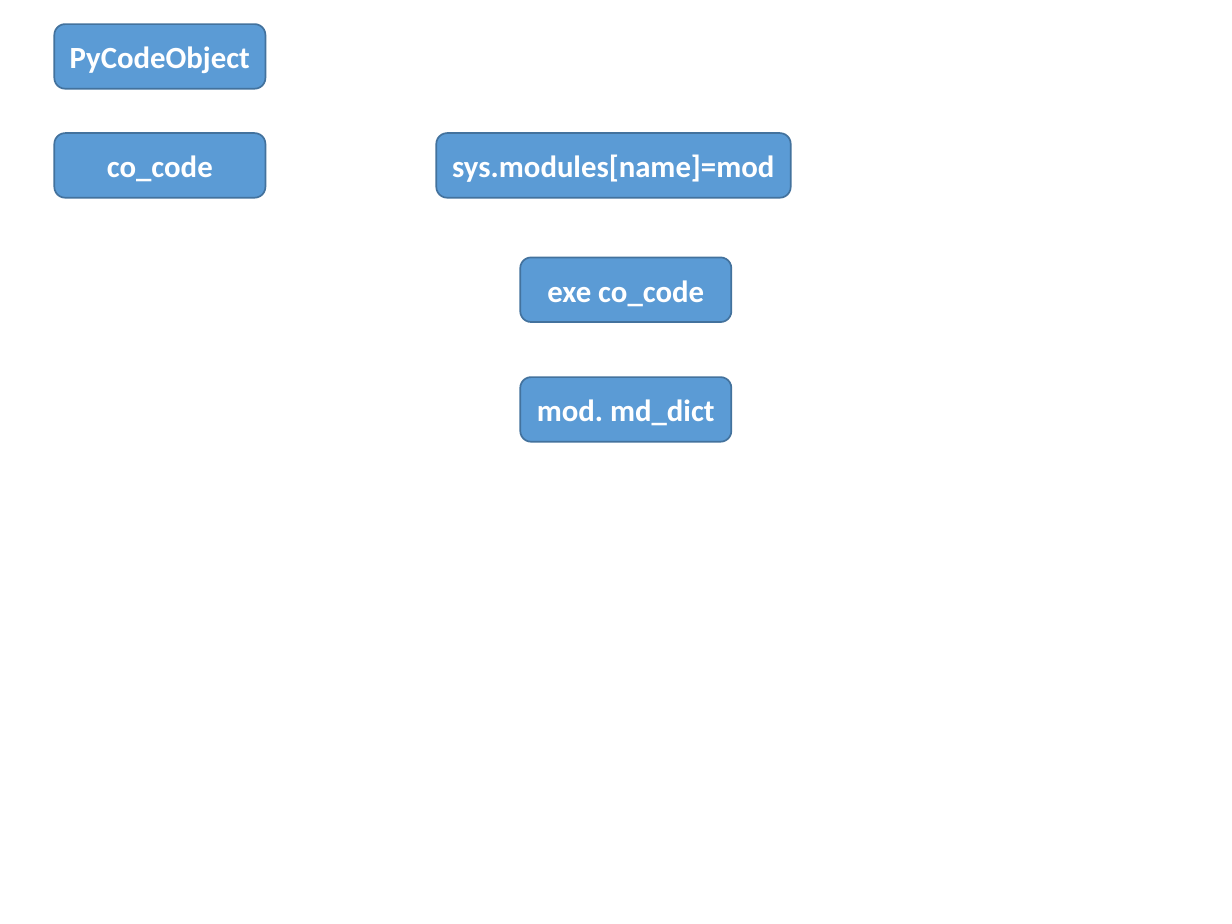
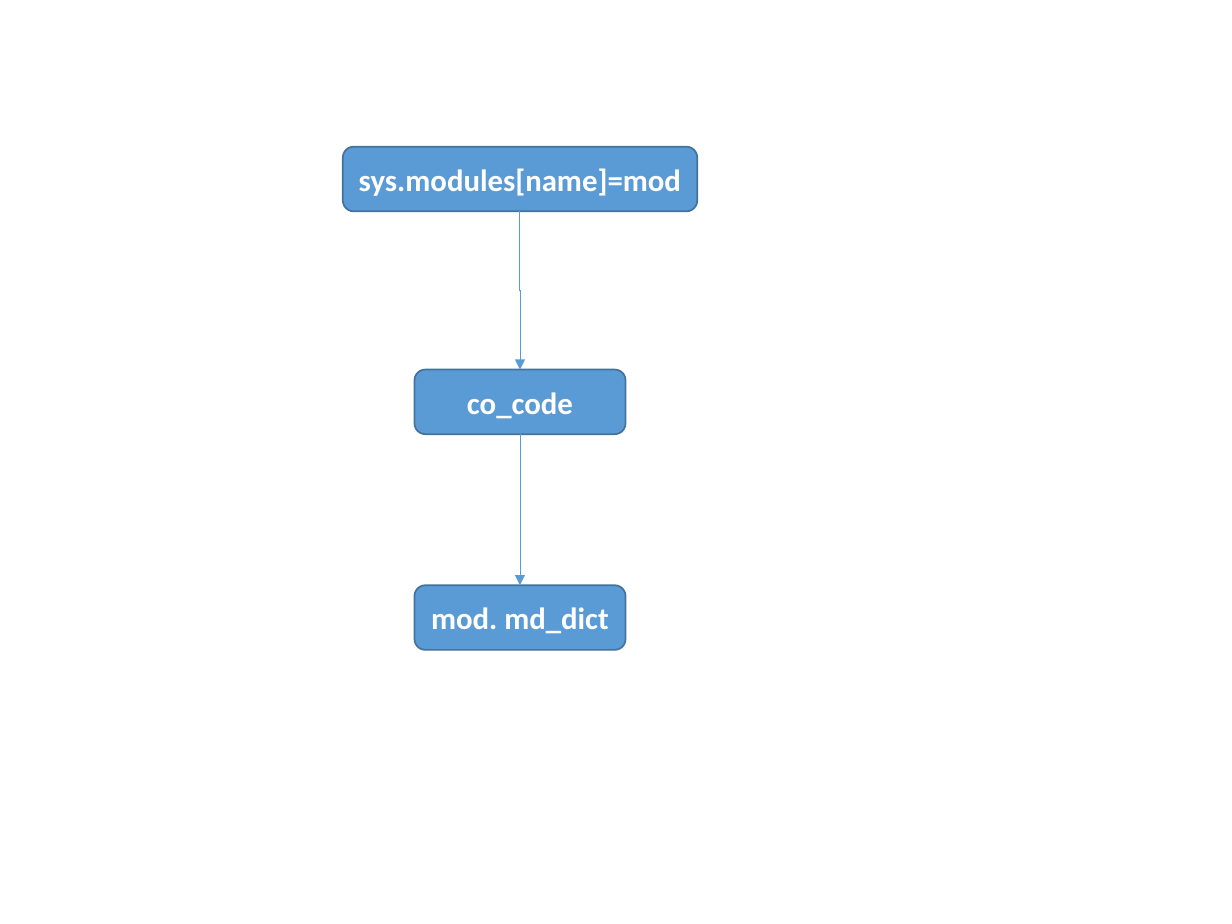
Before and after one commit to menfeng/studynote, a slide deck: slide 15 of python/source code/import/import.pptx. Drawn at 1232x924 pixels with LibreOffice and Linux fonts; fonts in the diff are those of the drawing. Boxes give left, top, right and bottom in pixels: in the first picture for what was removed or moved away, otherwise in the second. Text is boxed around its words. In the diff, an @@ line names an element or a change of style, - is before the commit and + after.

```diff
--- a/python/source code/import/import.pptx
+++ b/python/source code/import/import.pptx
@@ rounded rectangle removed at <box>54,25,265,89</box> @@
-PyCodeObject
@@ rounded rectangle "sys.modules[name]=mod": place and size @@
-rounded rectangle "sys.modules[name]=mod" at <box>436,133,791,197</box>
+rounded rectangle "sys.modules[name]=mod" at <box>342,147,697,211</box>
@@ elbow arrow added from (520, 212) to (520, 370), #5B9BD5 0.5 pt @@
@@ rounded rectangle removed at <box>520,257,731,322</box> @@
-exe co_code
@@ rounded rectangle "co_code": place and size @@
-rounded rectangle "co_code" at <box>54,133,265,197</box>
+rounded rectangle "co_code" at <box>414,370,625,434</box>
@@ elbow arrow added from (520, 434) to (520, 585), #5B9BD5 0.5 pt @@
@@ rounded rectangle "mod. md_dict": place and size @@
-rounded rectangle "mod. md_dict" at <box>520,377,731,441</box>
+rounded rectangle "mod. md_dict" at <box>414,585,625,649</box>
```
Also in this commit, not shown: 3 other slides changed, 1 slide added, 2 slides removed.
